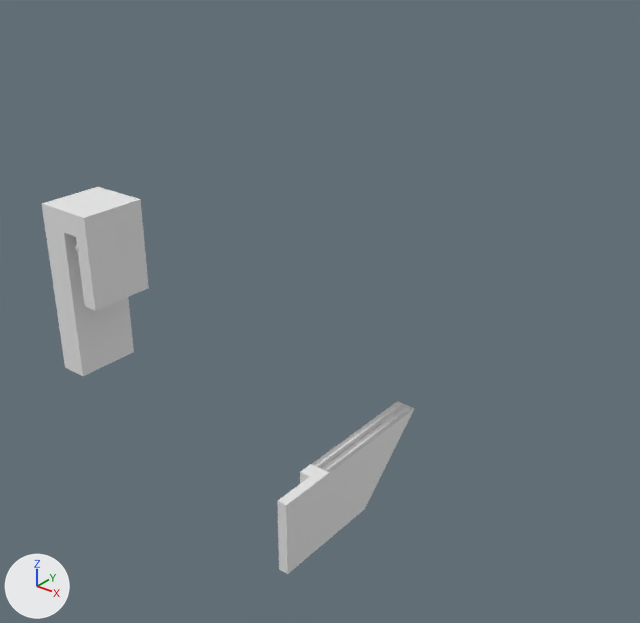
What one commit did to the Blender file blender/clip.blend.
Before and after are seen from a 50 mm lens placed at (186.0, -175.0, 78.0), pointed at (-10.0, 70.0, -74.0). The lights are fixed; the arrows at lower left show +X, +Y and +Z.

Names of what the first picture shows: 'clip.002', 'goodfront', 'goodfront.fill'.
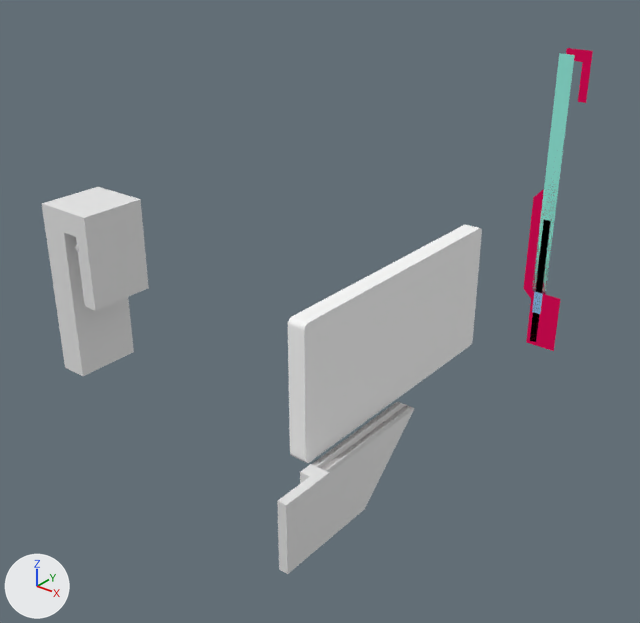
Boxes [x1, y1, x2, y2] around the edits, measured in the pictures (640 x 623 px):
'phone horiz', shown: after [288, 224, 482, 463]
'All side', shown (pink): after [524, 48, 593, 351]
'Curve.008', shown (cyan): after [532, 53, 575, 294]
'Curve.001', shown (black): after [530, 220, 551, 342]
'Curve.007', shown: after [532, 292, 543, 314]

Patch to the scene script:
```diff
--- a/blender/clip.blend.py
+++ b/blender/clip.blend.py
@@ cu_side_view @@
 _sp = cu_side_view.splines.new('BEZIER'); _sp.bezier_points.add(13)
-_sp.bezier_points.foreach_set('co', [0.143, -0.0108, 0.0, 0.143, -0.745, 0.0, 0.237, -0.849, 0.0, 0.237, -1.417, 0.0, 0.182, -1.471, 0.0, 0.182, -1.764, 0.0, -0.0000656, -1.763, 0.0, -0.0000656, -1.417, 0.0, 0.0952, -1.417, 0.0, 0.0952, -0.0717, 0.0, 0.047, -0.0717, 0.0, 0.047, -0.278, 0.0, -0.0000656, -0.278, 0.0, -0.0000656, -0.0108, 0.0])
-_sp.bezier_points.foreach_set('handle_left', [0.0952, -0.0108, 0.0, 0.143, -0.5, 0.0, 0.206, -0.814, 0.0, 0.237, -1.228, 0.0, 0.2, -1.453, 0.0, 0.182, -1.666, 0.0, 0.0605, -1.764, 0.0, -0.0000656, -1.533, 0.0, 0.0634, -1.417, 0.0, 0.0952, -0.52, 0.0, 0.063, -0.0717, 0.0, 0.047, -0.209, 0.0, 0.0156, -0.278, 0.0, -0.0000656, -0.0997, 0.0])
-_sp.bezier_points.foreach_set('handle_right', [0.143, -0.255, 0.0, 0.174, -0.779, 0.0, 0.237, -1.038, 0.0, 0.219, -1.435, 0.0, 0.182, -1.569, 0.0, 0.121, -1.764, 0.0, -0.0000656, -1.648, 0.0, 0.0317, -1.417, 0.0, 0.0952, -0.969, 0.0, 0.0791, -0.0717, 0.0, 0.047, -0.14, 0.0, 0.0313, -0.278, 0.0, -0.0000656, -0.189, 0.0, 0.0475, -0.0108, 0.0])
+_sp.bezier_points.foreach_set('co', [0.0422, 0.815, 0.0, 0.0422, 0.0814, 0.0, 0.137, -0.0229, 0.0, 0.137, -0.591, 0.0, 0.081, -0.645, 0.0, 0.081, -0.938, 0.0, -0.101, -0.938, 0.0, -0.101, -0.591, 0.0, -0.00538, -0.591, 0.0, -0.00538, 0.754, 0.0, -0.0535, 0.754, 0.0, -0.0535, 0.548, 0.0, -0.101, 0.548, 0.0, -0.101, 0.815, 0.0])
+_sp.bezier_points.foreach_set('handle_left', [-0.00537, 0.815, 0.0, 0.0422, 0.326, 0.0, 0.105, 0.0119, 0.0, 0.137, -0.402, 0.0, 0.0996, -0.627, 0.0, 0.081, -0.84, 0.0, -0.0401, -0.938, 0.0, -0.101, -0.707, 0.0, -0.0371, -0.591, 0.0, -0.00538, 0.306, 0.0, -0.0375, 0.754, 0.0, -0.0535, 0.617, 0.0, -0.0849, 0.548, 0.0, -0.101, 0.726, 0.0])
+_sp.bezier_points.foreach_set('handle_right', [0.0422, 0.571, 0.0, 0.0738, 0.0466, 0.0, 0.137, -0.212, 0.0, 0.118, -0.609, 0.0, 0.081, -0.743, 0.0, 0.0205, -0.938, 0.0, -0.101, -0.822, 0.0, -0.0689, -0.591, 0.0, -0.00538, -0.143, 0.0, -0.0214, 0.754, 0.0, -0.0535, 0.686, 0.0, -0.0692, 0.548, 0.0, -0.101, 0.637, 0.0, -0.053, 0.815, 0.0])
 for _p, _l, _r in zip(_sp.bezier_points, ['VECTOR', 'VECTOR', 'VECTOR', 'VECTOR', 'VECTOR', 'VECTOR', 'VECTOR', 'VECTOR', 'VECTOR', 'VECTOR', 'VECTOR', 'VECTOR', 'VECTOR', 'VECTOR'], ['VECTOR', 'VECTOR', 'VECTOR', 'VECTOR', 'VECTOR', 'VECTOR', 'VECTOR', 'VECTOR', 'VECTOR', 'VECTOR', 'VECTOR', 'VECTOR', 'VECTOR', 'VECTOR']): _p.handle_left_type = _l; _p.handle_right_type = _r
@@ cu_curve_002 @@
 _sp = cu_curve_002.splines.new('BEZIER'); _sp.bezier_points.add(3)
-_sp.bezier_points.foreach_set('co', [0.0948, -0.0415, 0.0, 0.18, -0.0415, 0.0, 0.18, -1.417, 0.0, 0.0948, -1.417, 0.0])
-_sp.bezier_points.foreach_set('handle_left', [0.0948, -0.5, 0.0, 0.152, -0.0415, 0.0, 0.18, -0.959, 0.0, 0.123, -1.417, 0.0])
-_sp.bezier_points.foreach_set('handle_right', [0.123, -0.0415, 0.0, 0.18, -0.5, 0.0, 0.152, -1.417, 0.0, 0.0948, -0.959, 0.0])
+_sp.bezier_points.foreach_set('co', [-0.0426, 0.688, 0.0, 0.0426, 0.688, 0.0, 0.0426, -0.688, 0.0, -0.0426, -0.688, 0.0])
+_sp.bezier_points.foreach_set('handle_left', [-0.0426, 0.229, 0.0, 0.0142, 0.688, 0.0, 0.0426, -0.229, 0.0, -0.0142, -0.688, 0.0])
+_sp.bezier_points.foreach_set('handle_right', [-0.0142, 0.688, 0.0, 0.0426, 0.229, 0.0, 0.0142, -0.688, 0.0, -0.0426, -0.229, 0.0])
 for _p, _l, _r in zip(_sp.bezier_points, ['VECTOR', 'VECTOR', 'VECTOR', 'VECTOR'], ['VECTOR', 'VECTOR', 'VECTOR', 'VECTOR']): _p.handle_left_type = _l; _p.handle_right_type = _r
@@ ob_all_side @@
 ob_all_side = bpy.data.objects.new('All side', cu_side_view)
-ob_all_side.location = (0.0, 199.4, 8.7)
+ob_all_side.location = (12.1, 232.8, -66.1)
 ob_all_side.rotation_euler = (-1.571, -3.142, 0.0)  # degrees (-90, -180, 0)
 ob_all_side.scale = (89.8, 89.8, 89.8)
-ob_all_side.hide_viewport = True
@@ ob_curve_008 @@
 ob_curve_008.parent = ob_all_side
-ob_curve_008.matrix_parent_inverse = Matrix(((0.0246, 0.0, 0.0, 0.0), (0.0, 0.0246, 0.0, 0.0), (0.0, 0.0, 0.0246, 0.0), (0.0, 0.0, 0.0, 1.0)))
-ob_curve_008.location = (0.0, 0.0, 0.0)
-ob_curve_008.scale = (40.7, 40.7, 40.7)
-ob_curve_008.hide_viewport = True
+ob_curve_008.matrix_parent_inverse = Matrix(((-0.0111, 0.0, 0.0, 0.135), (0.0, 0.0, 0.0111, 0.736), (0.0, 0.0111, 0.0, -0.636), (0.0, 0.0, 0.0, 1.0)))
+ob_curve_008.location = (8.82, 57.1, -57.42)
+ob_curve_008.rotation_euler = (-1.571, 3.142, 0.0)  # degrees (-90, 180, 0)
+ob_curve_008.scale = (89.8, 89.8, 89.8)
@@ ob_curve_007 @@
 ob_curve_007.matrix_parent_inverse = Matrix(((0.0246, 0.0, 0.0, 0.0), (0.0, 0.0246, 0.0, 0.0), (0.0, 0.0, 0.0246, 0.0), (0.0, 0.0, 0.0, 1.0)))
-ob_curve_007.location = (0.0, 0.0, 0.0)
-ob_curve_007.scale = (40.7, 40.7, 40.7)
-ob_curve_007.hide_viewport = True
+ob_curve_007.location = (8.693, 57.1, -125.3)
+ob_curve_007.rotation_euler = (-1.571, 3.142, 0.0)  # degrees (-90, 180, 0)
+ob_curve_007.scale = (89.8, 89.8, 89.8)
@@ ob_curve_001 @@
 ob_curve_001.matrix_parent_inverse = Matrix(((0.0246, 0.0, 0.0, 0.0), (0.0, 0.0246, 0.0, 0.0), (0.0, 0.0, 0.0246, 0.0), (0.0, 0.0, 0.0, 1.0)))
-ob_curve_001.location = (0.0, 0.0, 0.0)
-ob_curve_001.scale = (40.7, 40.7, 40.7)
-ob_curve_001.hide_viewport = True
+ob_curve_001.location = (8.693, 57.1, -113.5)
+ob_curve_001.rotation_euler = (-1.571, 3.142, 0.0)  # degrees (-90, 180, 0)
+ob_curve_001.scale = (89.8, 89.8, 89.8)
@@ ob_phone_horiz @@
 ob_phone_horiz.matrix_parent_inverse = Matrix(((0.0, 0.0111, 0.0, 0.681), (0.0, 0.0, 0.0111, -0.0957), (0.0111, 0.0, 0.0, -0.0355), (0.0, 0.0, 0.0, 1.0)))
-ob_phone_horiz.location = (-0.0184, 96.88, -89.34)
+ob_phone_horiz.location = (-1.384, 96.88, -89.34)
 ob_phone_horiz.rotation_euler = (1.571, 0.0, 1.571)  # degrees (90, 0, 90)
-ob_phone_horiz.scale = (89.8, 89.8, 46.6)
-ob_phone_horiz.hide_viewport = True
+ob_phone_horiz.scale = (89.8, 89.8, 13.7)
```
